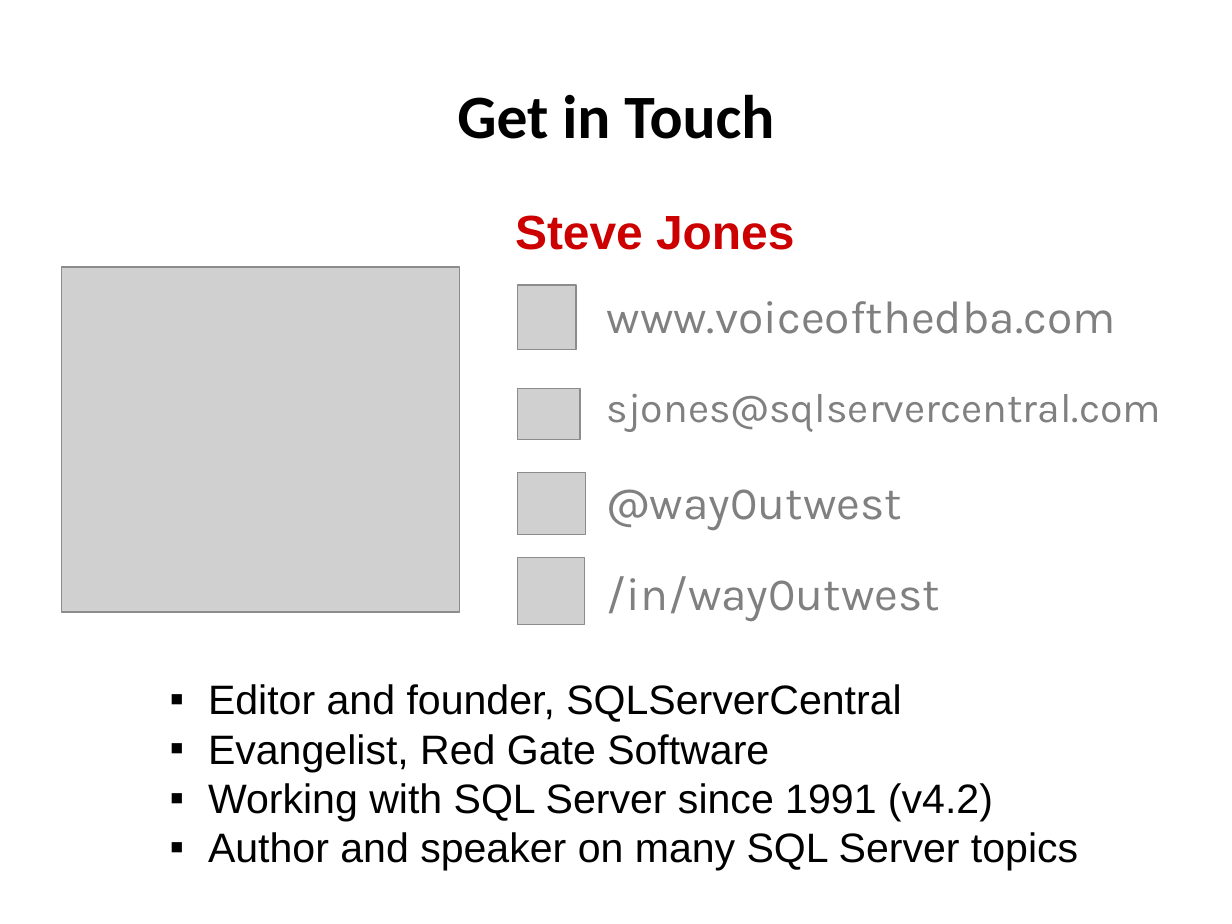
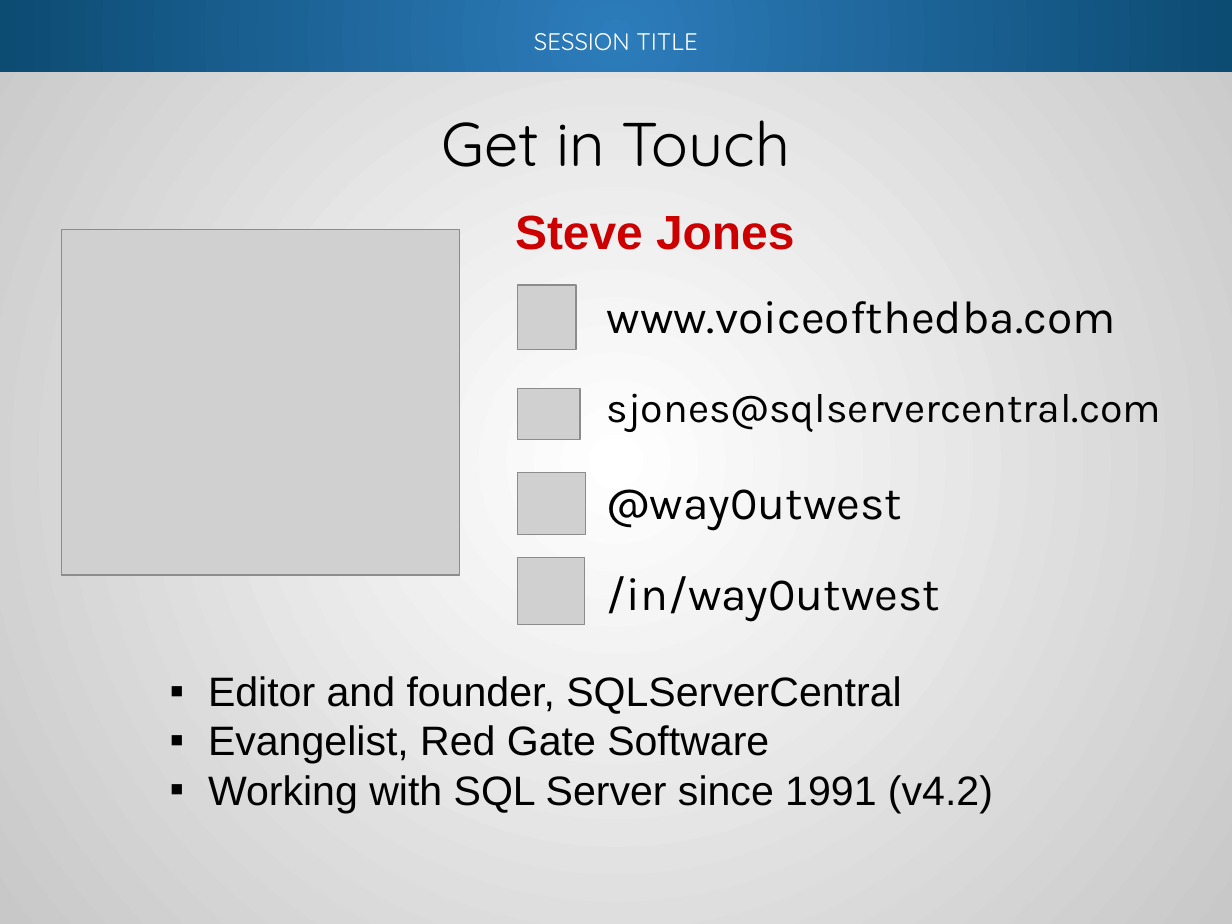
Before and after one commit to way0utwest/Branching-and-Merging-DB-Code, a slide deck: slide 4 of Presentation/BranchMergeDBCode.pptx. Drawn at 1232x924 pixels with LibreOffice and Linux fonts; fonts in the diff are those of the drawing; grey boxes stand for pictures; background and template pictures are left out. Boxes give left, top, right and bottom in pixels: in the first picture for what was removed or moved away, otherwise in the second. Text is boxed around its words. In the diff, an @@ line names an element or a change of style, - is before the commit and + after.

```diff
--- a/Presentation/BranchMergeDBCode.pptx
+++ b/Presentation/BranchMergeDBCode.pptx
@@ rectangle added at [0, 0, 1232, 924], fill gradient #FFFFFF to #C8C8C8 @@
@@ rectangle added at [0, 0, 1232, 71], fill gradient #2D7CBB to #0C4B72 @@
@@ text added at [534, 33, 697, 51], 14 pt, text #FFFFFF @@
+SESSION TITLE
@@ title "Get in Touch": place and size @@
-title "Get in Touch" at [457, 94, 774, 139]
+title "Get in Touch" at [442, 120, 790, 167]
@@ title "Get in Touch" at [442, 120, 790, 167]: font Calibri to Quicksand, bold off @@
@@ picture: place and size @@
-picture at [62, 267, 460, 612]
+picture at [62, 229, 460, 574]
@@ text colour #808080 to #000000 in 4 elements at [607, 301, 1116, 334], [607, 393, 1162, 432], [607, 489, 902, 530], [607, 576, 940, 620] @@
@@ text "Editor and founder, SQLServerCentral": place and size @@
-text "Editor and founder, SQLServerCentral" at [208, 684, 1078, 870]
+text "Editor and founder, SQLServerCentral" at [208, 676, 993, 813]
@@ text at [208, 832, 1078, 870]: paragraph removed @@
-  ▪ Author and speaker on many SQL Server topics
```
Also in this commit, not shown: 7 other slides changed, 15 slides added, 1 slide removed.
